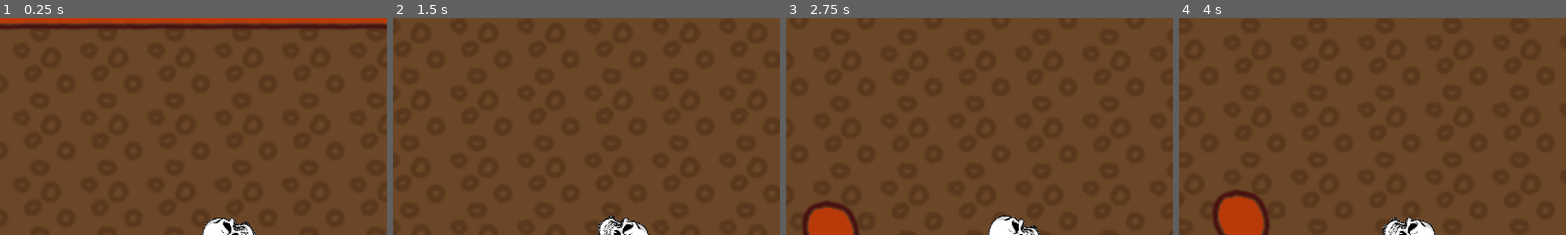
Above: before the commit, frames 1-4 (left to right).
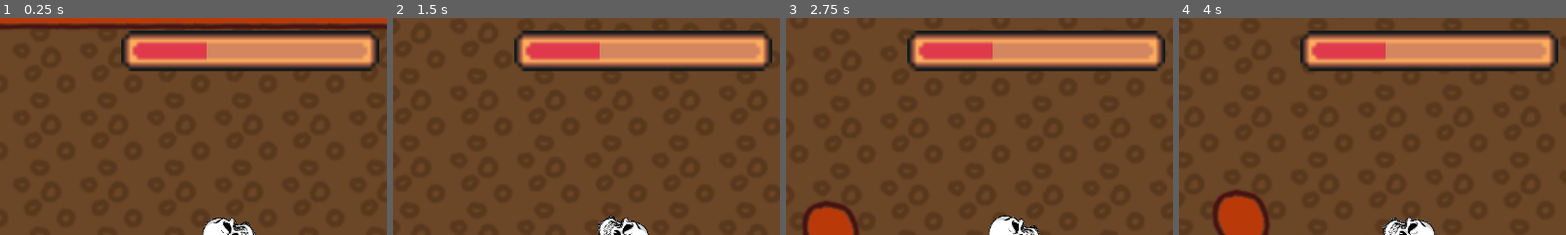
Above: after the commit, the same moments.

Repository: StarikTenger/HellRacing2024
Game: Godot game, scene res://main.tscn
Same seed, same stepped clock (60 frames per second), same inputs: the game is played once before the commit and once after it.
Inputs:
- Up to frame 1 (0.25 s): no input
- Up to frame 2 (1.5 s): hold D (right) 0.53-1.28 s; hold Down (down) from 1.28 s (still down)
- Up to frame 3 (2.75 s): release Down (down) at 2.03 s; hold D (right) from 2.03 s (still down)
- Up to frame 4 (4 s): release D (right) at 3.53 s; hold A (left) from 3.53 s (still down)
The pictures show only the part of the screen within x 20-70%, y 0-50%; the shares and areas given below are measured in that part.

The runs differ from the first frame. In frame 1, 11% of the frame differs, in the area x 31-98%, y 5-25%; in frame 2, 11%; in frame 3, 11%; in frame 4, 11%.

Commit message:
added overheat bar

Diff:
--- a/main.tscn
+++ b/main.tscn
@@ -1,5 +1,6 @@
-[gd_scene load_steps=5 format=3 uid="uid://ce0kaccb40074"]
-
+[gd_scene load_steps=6 format=3 uid="uid://ce0kaccb40074"]
+
+[ext_resource type="PackedScene" uid="uid://bgliaq1l215wb" path="res://scenes/HUD.tscn" id="3_jtxae"]
 [ext_resource type="Texture2D" uid="uid://dt8cagncdty0a" path="res://textures/tileset.png" id="4_3c44o"]
 [ext_resource type="PackedScene" uid="uid://c1g2kesrcewpi" path="res://scenes/Skull.tscn" id="5_th20l"]
 
@@ -698,6 +699,8 @@
 
 [node name="Main" type="Node2D"]
 
+[node name="HUD" parent="." instance=ExtResource("3_jtxae")]
+
 [node name="StartPosition" type="Node2D" parent="."]
 position = Vector2(236, 162)
 scale = Vector2(2, 2)
--- /dev/null
+++ b/scenes/HUD.tscn
@@ -0,0 +1,17 @@
+[gd_scene load_steps=3 format=3 uid="uid://bgliaq1l215wb"]
+
+[ext_resource type="Texture2D" uid="uid://ben2e0mlkukio" path="res://textures/HUD/healthbarUnder.png" id="1_unjh5"]
+[ext_resource type="Texture2D" uid="uid://dpul6hjk02dnx" path="res://textures/HUD/healthbarProgress.png" id="2_esp00"]
+
+[node name="CanvasLayer" type="CanvasLayer"]
+
+[node name="OverheatBar" type="TextureProgressBar" parent="."]
+offset_left = 415.0
+offset_top = 19.0
+offset_right = 479.0
+offset_bottom = 29.0
+scale = Vector2(6, 6)
+value = 33.0
+texture_under = ExtResource("1_unjh5")
+texture_progress = ExtResource("2_esp00")
+tint_over = Color(0.0901961, 1, 1, 1)
Binary file added: textures/HUD/healthbarProgress.png
Not shown, added: textures/HUD/healthbarProgress.png.import
Binary file added: textures/HUD/healthbarUnder.png
Not shown, added: textures/HUD/healthbarUnder.png.import
